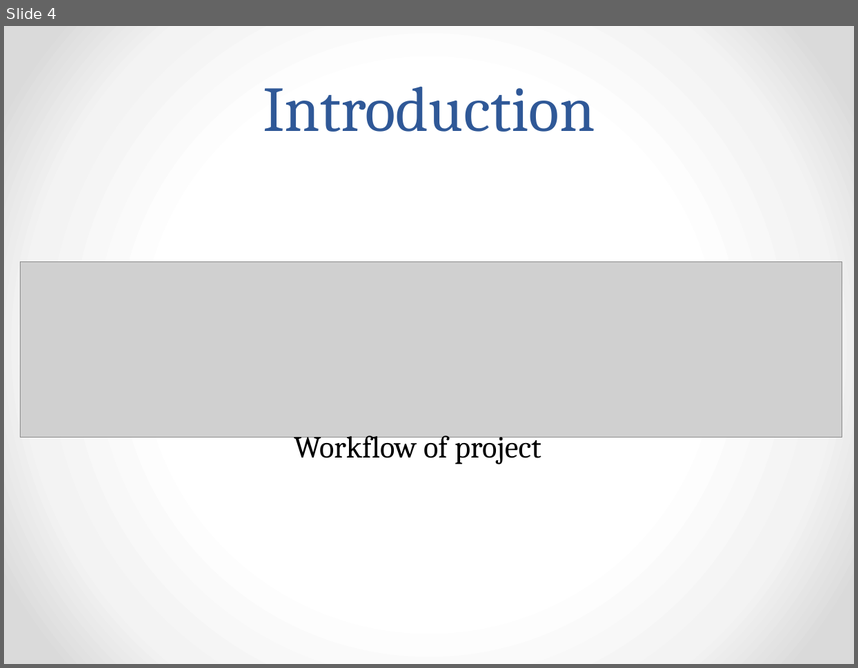
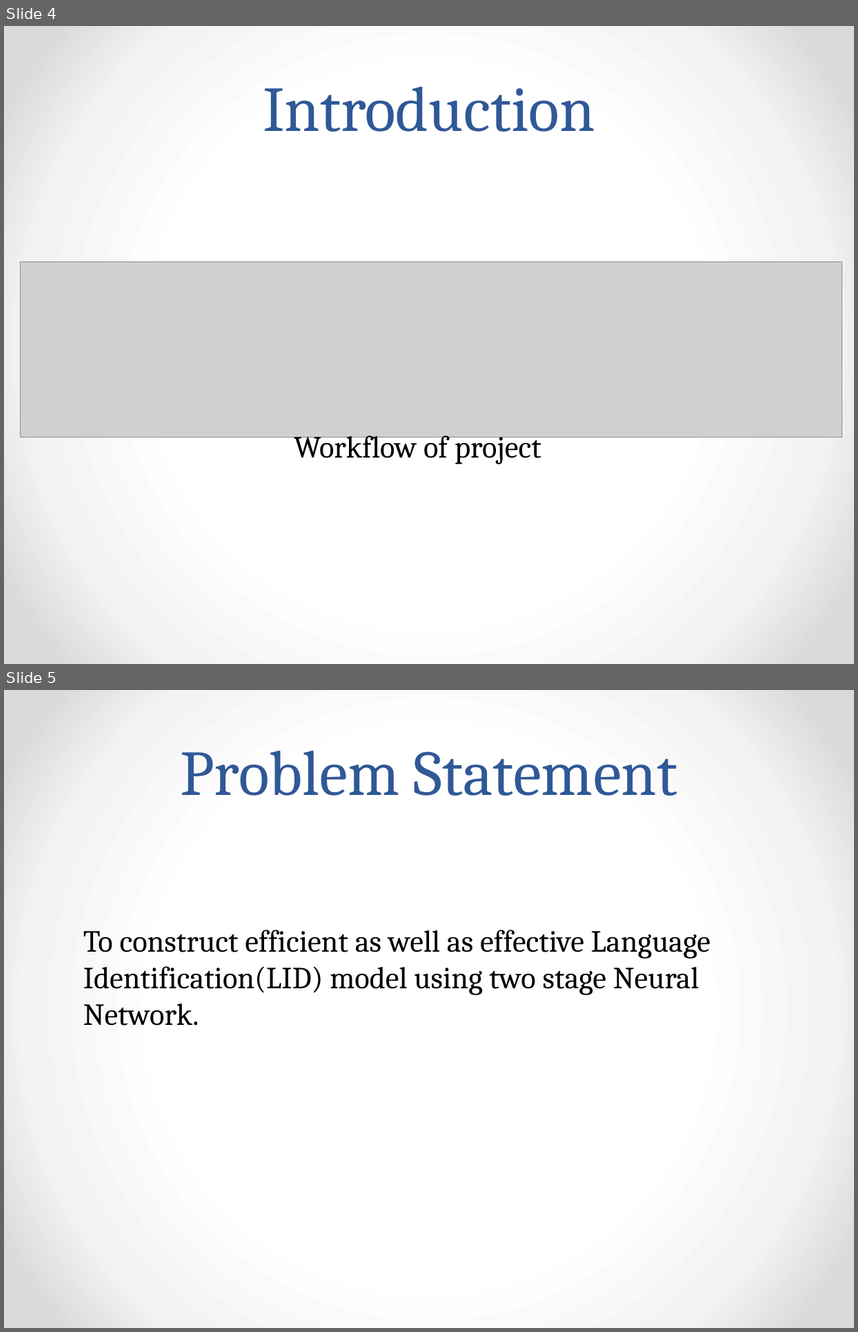
Before and after one commit to AudioExtractors/LanguageDetection, a slide deck: Docs/Presentation.pptx. Shown one above the other, each under a label of ours: slide 4 before the commit, slides 4 and 5 after it. The pictures are 858x668 and 858x1332 pixels, drawn with LibreOffice and Linux fonts; fonts in the diff are those of the drawing; grey boxes stand for pictures. Boxes give left, top, right and bottom in pixels: in the first picture for what was removed or moved away, otherwise in the second. Text is boxed around its words. In the diff, an @@ line names an element or a change of style, - is before the commit and + after.

Commit message:
Added problem desription

```diff
--- a/Docs/Presentation.pptx
+++ b/Docs/Presentation.pptx
@@ slide 5 added at (x1=4, y1=690, x2=854, y2=1328), background gradient #FFFFFF to #F4F4F4 to #DADADA @@
@@ title added at (x1=181, y1=750, x2=678, y2=796), 54 pt, text #2F5897 @@
+Problem Statement
@@ text added at (x1=83, y1=929, x2=711, y2=1025), 26 pt, text #000000 @@
+To construct efficient as well as effective Language Identification(LID) model using two stage Neural Network.
```
Also in this commit, not shown: 3 other slides added.
